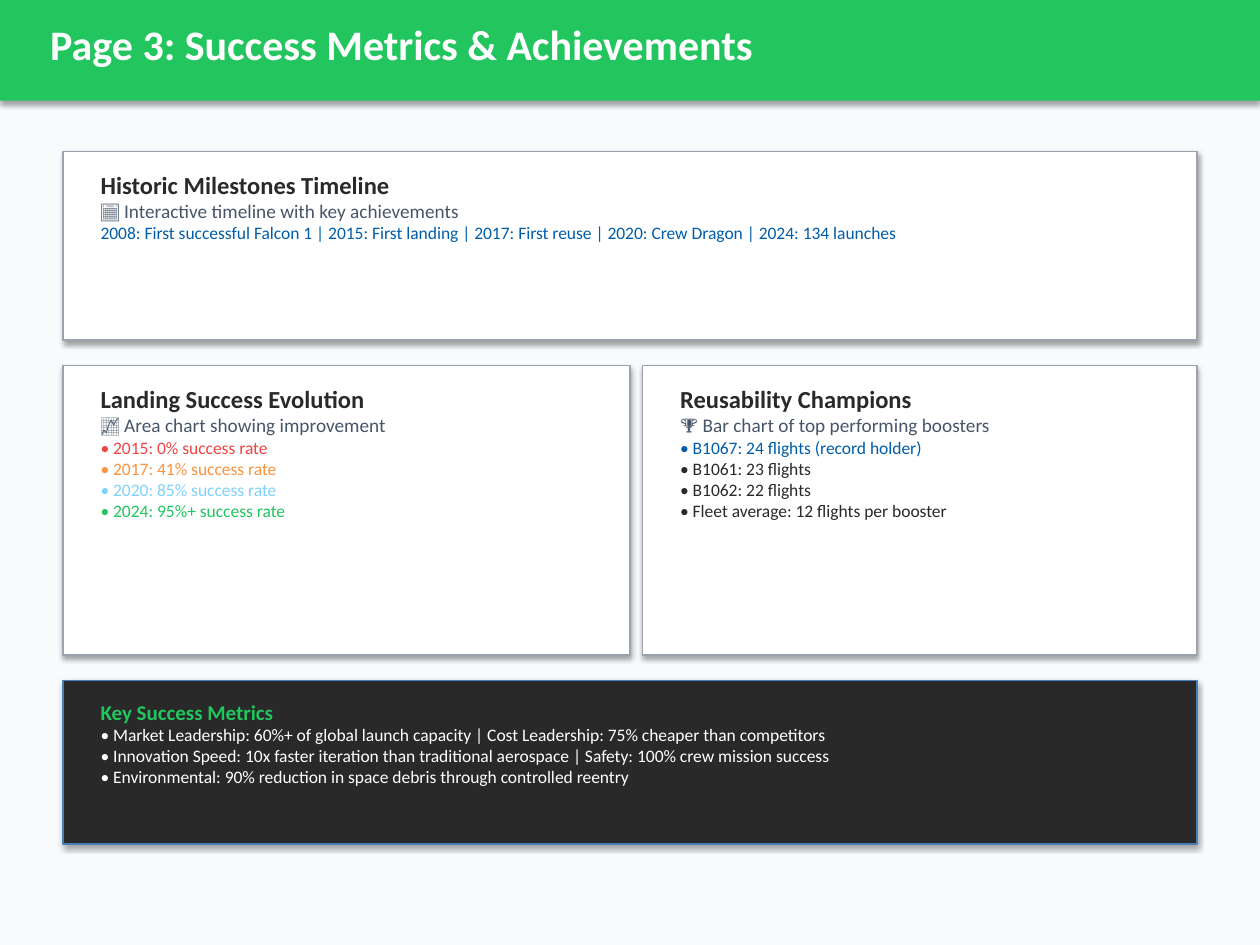
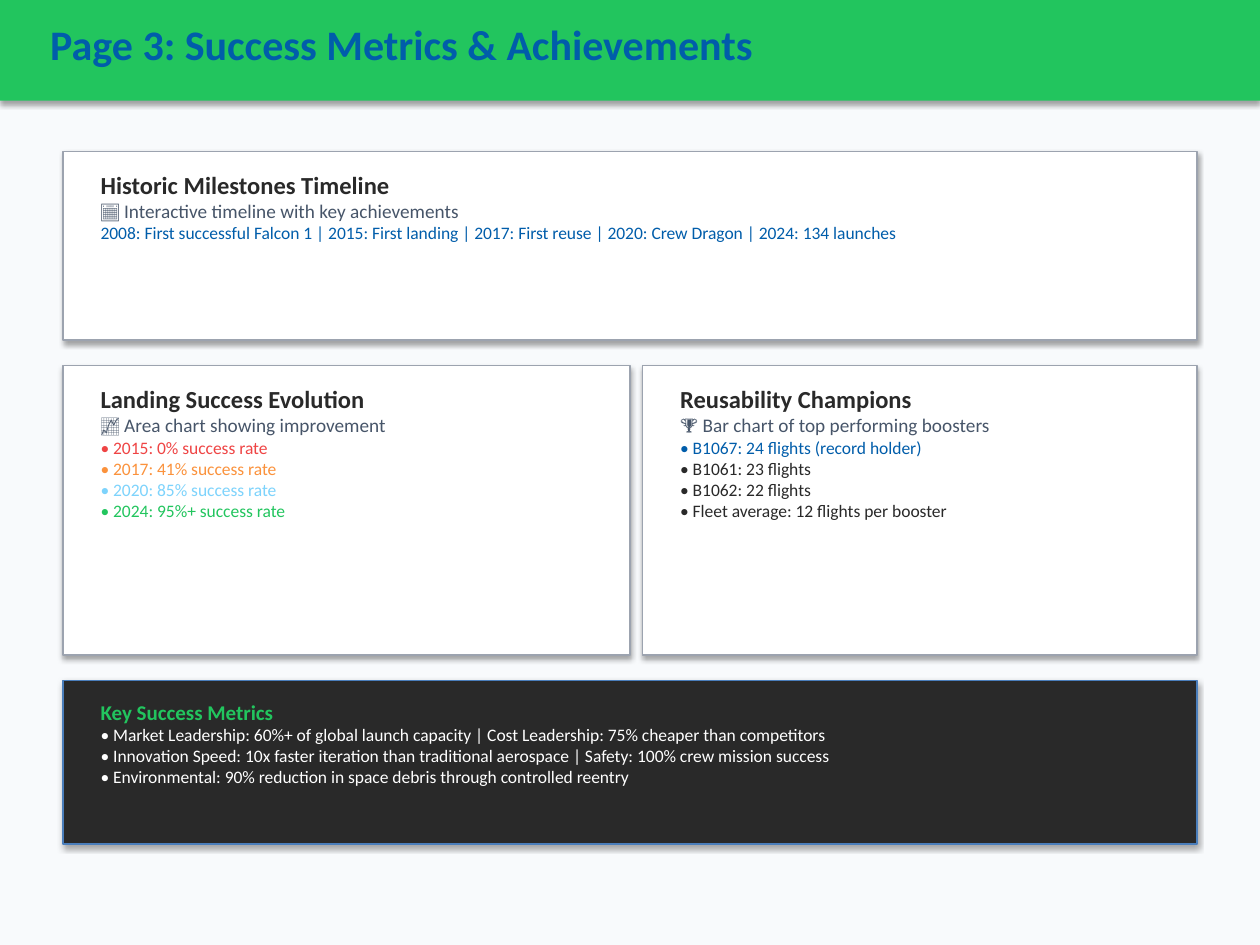
Before and after one commit to jsperson/newman_dataviz, a slide deck: slide 5 of module8/SpaceX_PowerBI_Dashboard_Design.pptx. Drawn at 1260x945 pixels with LibreOffice and Linux fonts; fonts in the diff are those of the drawing. Boxes give left, top, right and bottom in pixels: in the first picture for what was removed or moved away, otherwise in the second. Text is boxed around its words. In the diff, an @@ line names an element or a change of style, - is before the commit and + after.

```diff
--- a/module8/SpaceX_PowerBI_Dashboard_Design.pptx
+++ b/module8/SpaceX_PowerBI_Dashboard_Design.pptx
@@ text "Page 3: Success Metrics & ..." at (50,30,753,67): text colour #FFFFFF to #005DAA @@
```
Also in this commit, not shown: 2 other slides changed, 1 other file.
